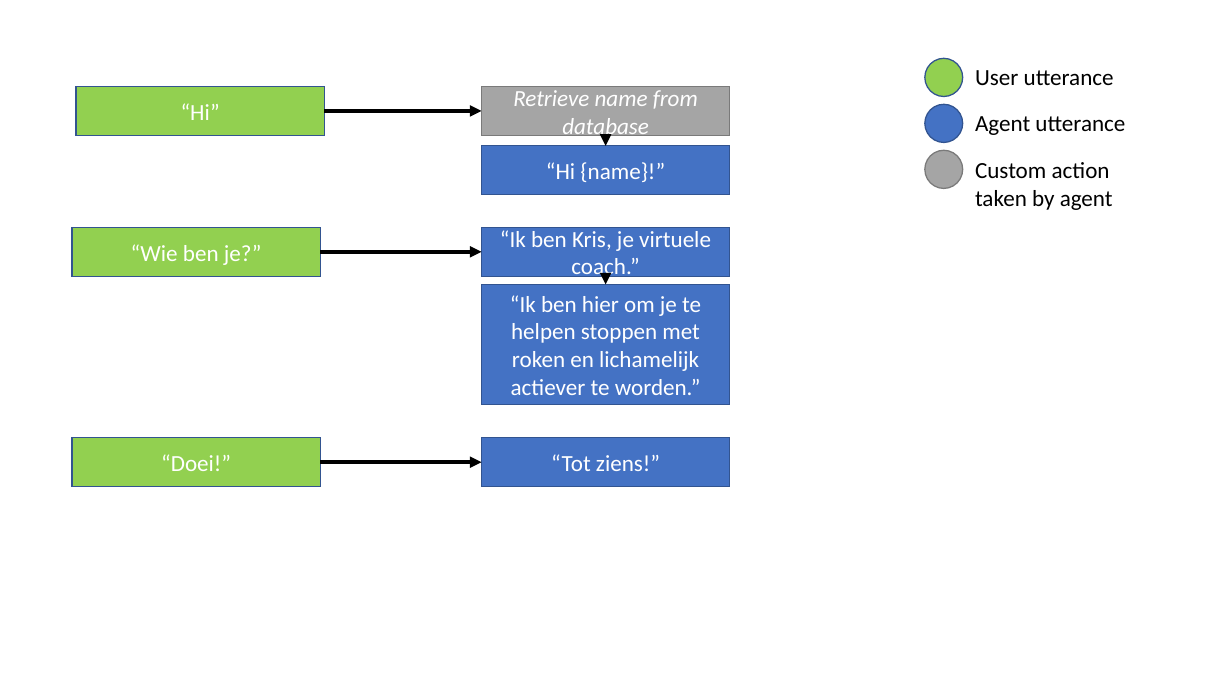
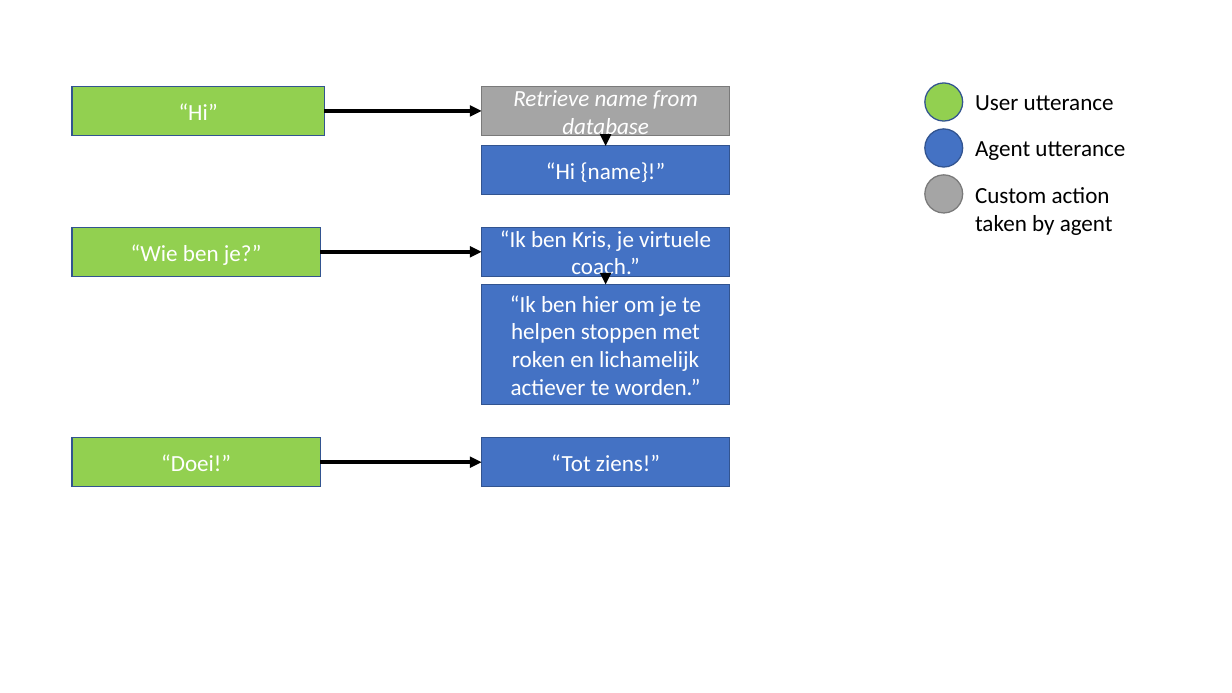
Before and after one commit to PerfectFit-project/virtual-coach-rasa, a slide deck: slide 1 of Rasa_Bot/Readme_Images/Prototype_Interaction.pptx. Drawn at 1232x693 pixels with LibreOffice and Linux fonts; fonts in the diff are those of the drawing. Boxes give left, top, right and bottom in pixels: in the first picture for what was removed or moved away, otherwise in the second. Text is boxed around its words. In the diff, an @@ line names an element or a change of style, - is before the commit and + after.

```diff
--- a/Rasa_Bot/Readme_Images/Prototype_Interaction.pptx
+++ b/Rasa_Bot/Readme_Images/Prototype_Interaction.pptx
@@ rectangle "“Hi”": place and size @@
-rectangle "“Hi”" at [76, 87, 324, 136]
+rectangle "“Hi”" at [72, 87, 324, 136]
@@ 3 texts, 3 ellipses: place and size @@
-3 texts, 3 ellipses at [925, 58, 1125, 210]
+3 texts, 3 ellipses at [925, 83, 1125, 235]
```
Also in this commit, not shown: 1 other slide changed, 5 other files.
